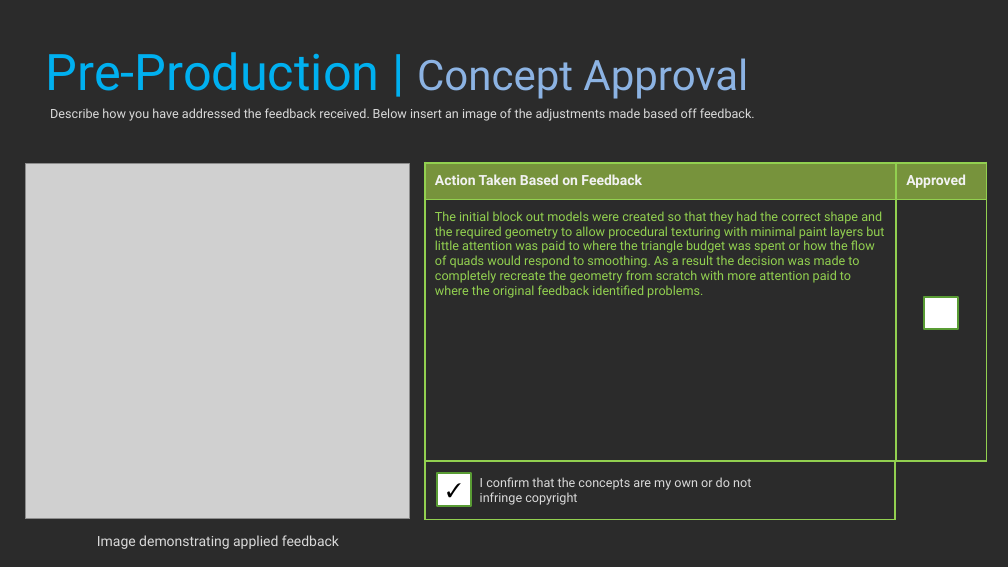
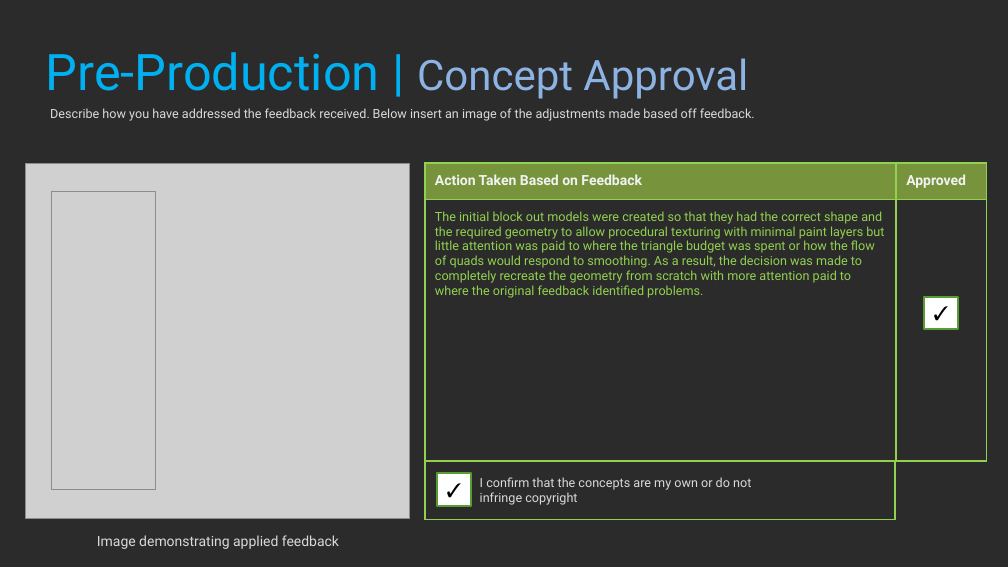
Before and after one commit to realityforge/aie_course, a slide deck: slide 19 of Assesment/3DArtPipeline_PeterDonald/3DArtPipeline_PeterDonald.pptx. Drawn at 1008x567 pixels with LibreOffice and Linux fonts; fonts in the diff are those of the drawing; grey boxes stand for pictures; background and template pictures are left out; a plain dark background stands for a picture behind light text. Boxes give left, top, right and bottom in pixels: in the first picture for what was removed or moved away, otherwise in the second. Text is boxed around its words. In the diff, an @@ line names an element or a change of style, - is before the commit and + after.

```diff
--- a/Assesment/3DArtPipeline_PeterDonald/3DArtPipeline_PeterDonald.pptx
+++ b/Assesment/3DArtPipeline_PeterDonald/3DArtPipeline_PeterDonald.pptx
@@ table at box(425, 162, 988, 461) @@
-row 2, column 1: The initial block out models were created so that they had the correct shape and the required geometry to allow procedural texturing with minimal paint layers but little attention was paid to where the triangle budget was spent or how the flow of quads would respond to smoothing. As a result the decision was made to completely recreate the geometry from scratch with more attention paid to where the original feedback identified problems.
+row 2, column 1: The initial block out models were created so that they had the correct shape and the required geometry to allow procedural texturing with minimal paint layers but little attention was paid to where the triangle budget was spent or how the flow of quads would respond to smoothing. As a result, the decision was made to completely recreate the geometry from scratch with more attention paid to where the original feedback identified problems.
@@ picture added at box(51, 192, 156, 490) @@
@@ text in rectangle at box(923, 297, 958, 330): text added @@
+✓
```
Also in this commit, not shown: 2 other slides changed.
